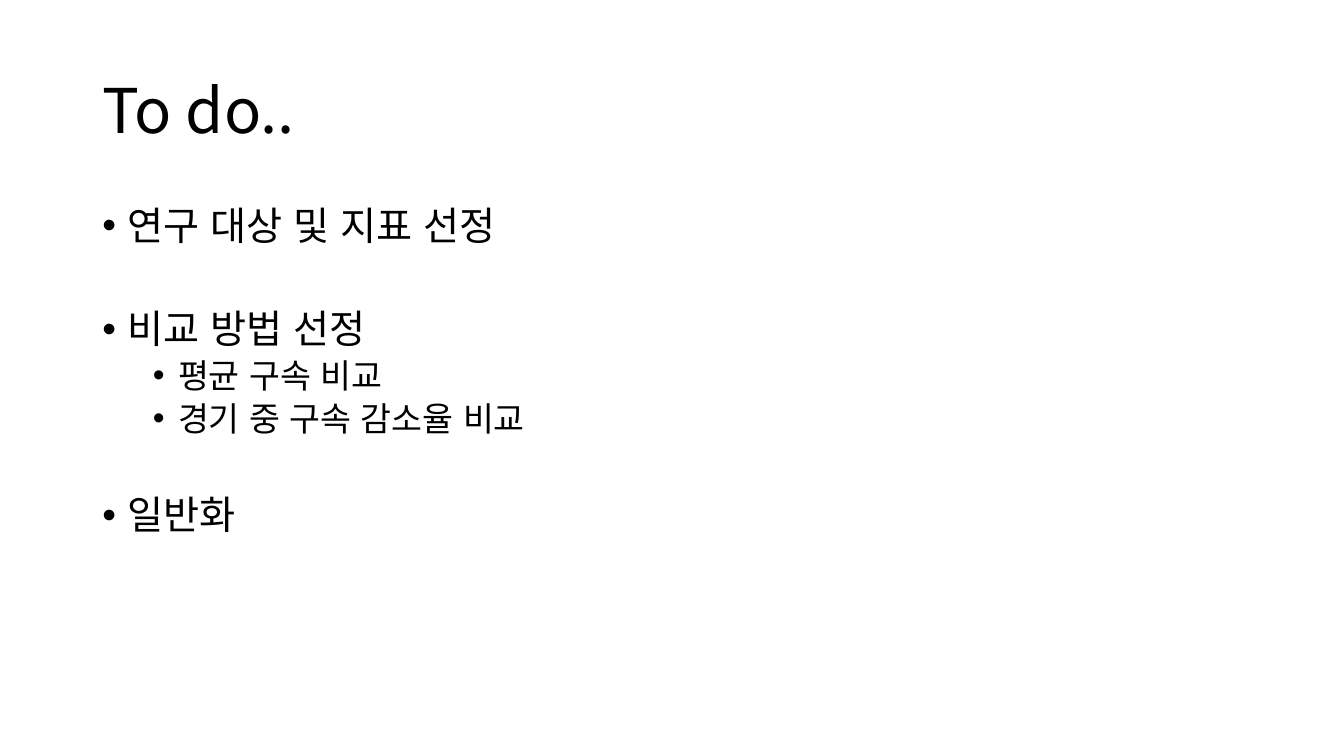
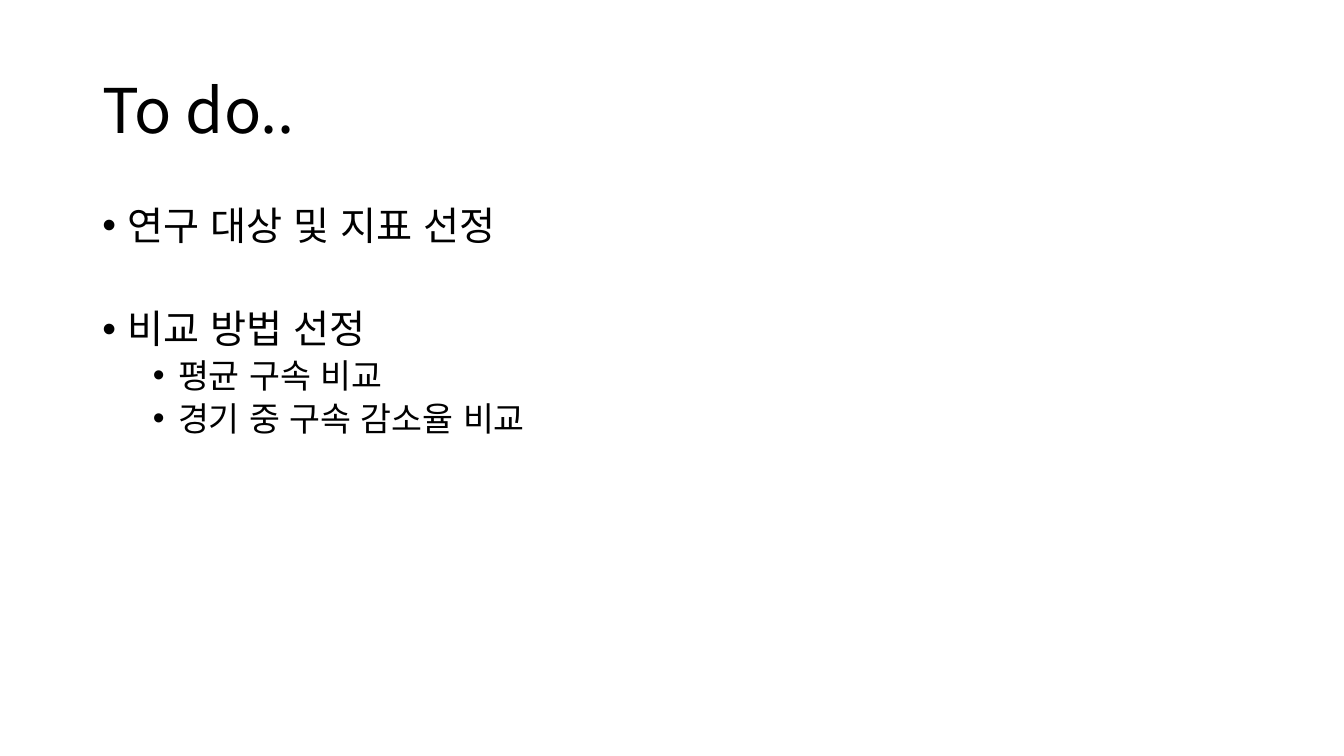
Before and after one commit to Tae-Hyeon-Kim/Statcast, a slide deck: slide 10 of 0304 연구 계획서 발표.pptx (slide 11 before the commit). Drawn at 1344x756 pixels with LibreOffice and Linux fonts; fonts in the diff are those of the drawing. Boxes give left, top, right and bottom in pixels: in the first picture for what was removed or moved away, otherwise in the second. Text is boxed around its words. In the diff, an @@ line names an element or a change of style, - is before the commit and + after.

```diff
--- a/0304 연구 계획서 발표.pptx
+++ b/0304 연구 계획서 발표.pptx
@@ text at (128, 496, 236, 532): paragraph removed @@
-• 일반화
```
Also in this commit, not shown: 2 other slides changed, 1 slide removed.
